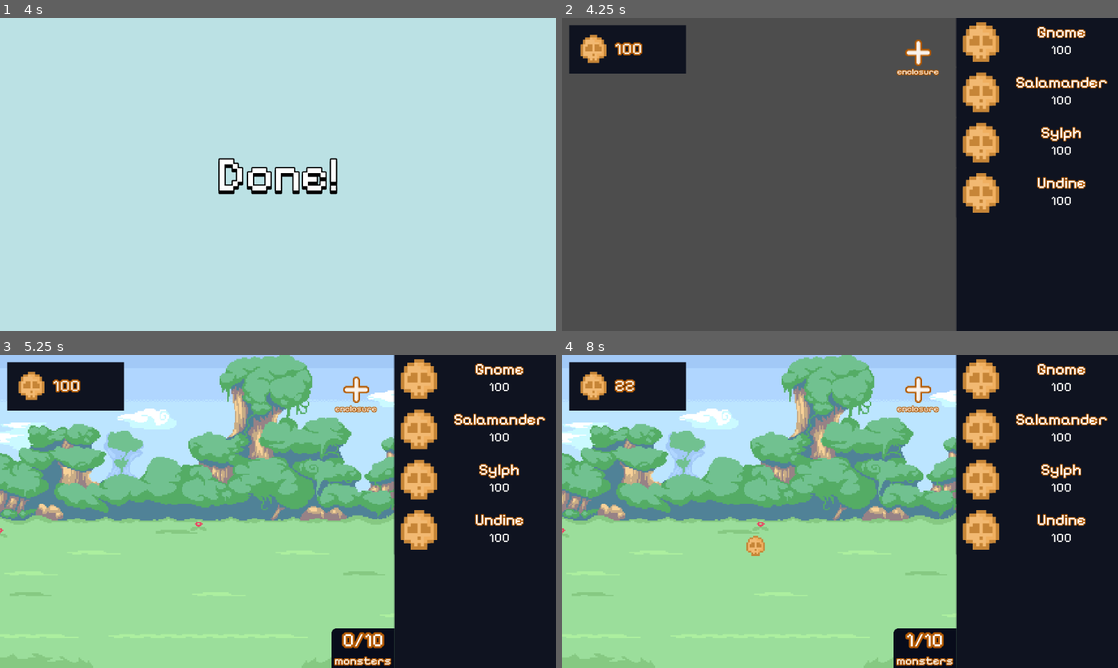
Above: before the commit, frames 1-4 (two rows, left to right).
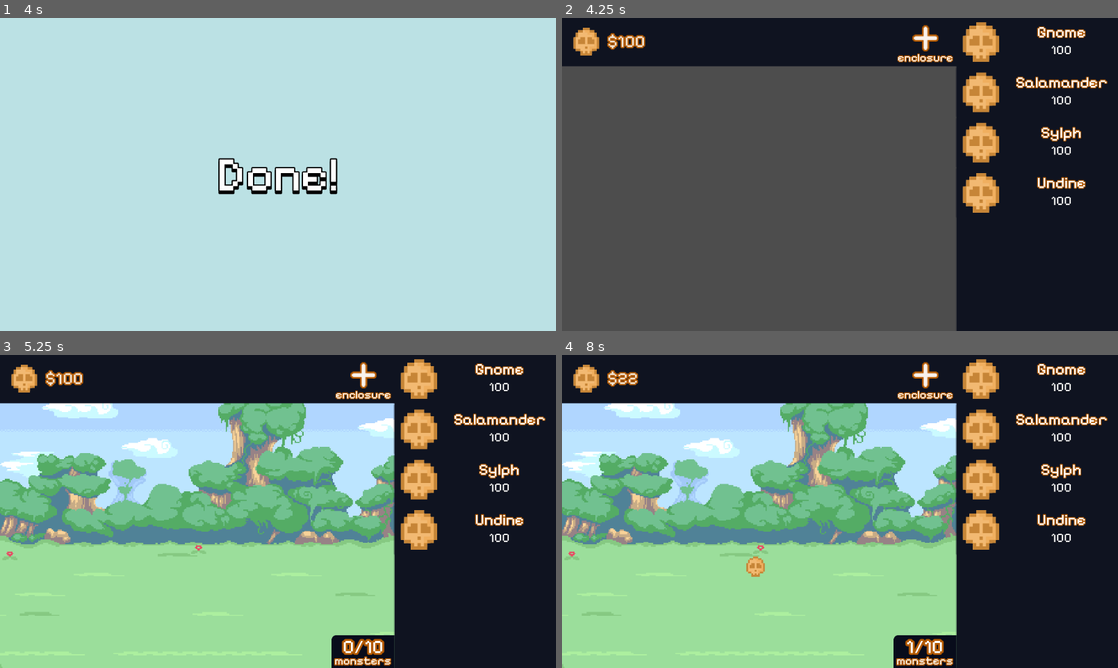
Above: after the commit, the same moments.

Repository: verstraate/monster-daycare
Game: Godot game, scene res://_Scenes/MainMenu/main_menu.tscn
The game is run twice, just before and just after one commit, with the same random seed, the same clock (stepped at 60 frames per second) and the same inputs.
Inputs (mouse positions are in pixels of both pictures, inside the frame that each line leads up to):
- Up to frame 1 (4 s): click (278, 174) at 0.5 s; click "enclosure" at 1.25 s; click "Gnome" at 2 s; click "Salamander" at 2.75 s; click "Sylph" at 3.5 s
- Up to frame 2 (4.25 s): no input
- Up to frame 3 (5.25 s): click "Undine" at 4.25 s; click "enclosure" at 5 s
- Up to frame 4 (8 s): click "Gnome" at 5.75 s; click "Salamander" at 6.5 s; click "Sylph" at 7.25 s

Frame 1 is identical in both runs. In frame 2, 9.7% of the frame differs, in the area x 0-71%, y 0-19%; in frame 3, 34%; in frame 4, 34%, in the area x 0-71%, y 0-100%.

Commit message:
feat: Added InfoBar for money and enclosure add

Diff:
--- a/_Scenes/UI/ui.tscn
+++ b/_Scenes/UI/ui.tscn
@@ -20,6 +20,7 @@
 
 [node name="EnclosureManager" type="Control" parent="." groups=["Enclosures", "Persist"]]
 layout_mode = 3
+anchor_top = 0.154321
 anchor_right = 0.71
 anchor_bottom = 1.0
 offset_right = 0.0799561
@@ -29,44 +30,93 @@
 script = ExtResource("3_u7l7d")
 swipe_threshold = 200
 swipe_duration = 0.3
+metadata/_edit_use_anchors_ = true
 
-[node name="AddEnclosure" type="Button" parent="."]
-z_index = 10
+[node name="InfoBar" type="Panel" parent="."]
 anchors_preset = -1
-anchor_left = 0.71
 anchor_right = 0.71
-offset_left = -129.92
-offset_top = 30.0
-offset_right = -29.92
-offset_bottom = 130.0
+anchor_bottom = 0.154
+offset_right = 0.0799561
+offset_bottom = 0.207993
+grow_horizontal = 2
 theme = ExtResource("2_gu6w1")
 
-[node name="PlusIcon" type="TextureRect" parent="AddEnclosure"]
+[node name="Money" type="Panel" parent="InfoBar"]
+z_index = 1
+offset_right = 242.0
+offset_bottom = 100.0
+theme = ExtResource("2_gu6w1")
+
+[node name="MoneyIcon" type="TextureRect" parent="InfoBar/Money"]
+layout_mode = 1
+anchors_preset = -1
+anchor_left = 0.062
+anchor_top = 0.14
+anchor_right = 0.351
+anchor_bottom = 0.84
+offset_left = -0.00400066
+offset_right = 0.0579987
+grow_vertical = 2
+texture = ExtResource("4_eusta")
+expand_mode = 3
+
+[node name="MoneyLabel" type="RichTextLabel" parent="InfoBar/Money"]
+unique_name_in_owner = true
+texture_filter = 1
+layout_mode = 1
+anchors_preset = -1
+anchor_left = 0.985
+anchor_right = 1.0
+anchor_bottom = 1.0
+offset_left = -144.37
+offset_top = 26.0
+offset_right = -9.0
+offset_bottom = -28.0
+theme = ExtResource("2_gu6w1")
+text = "10.3Tvg"
+scroll_active = false
+autowrap_mode = 0
+drag_and_drop_selection_enabled = false
+
+[node name="AddEnclosure" type="Button" parent="InfoBar"]
+z_index = 10
+layout_mode = 1
+anchors_preset = -1
+anchor_left = 0.840663
+anchor_right = 1.00034
+anchor_bottom = 1.0
+offset_left = 0.337952
+offset_right = -0.276062
+theme = ExtResource("2_gu6w1")
+metadata/_edit_use_anchors_ = true
+
+[node name="PlusIcon" type="TextureRect" parent="InfoBar/AddEnclosure"]
 texture_filter = 1
 layout_mode = 1
 anchors_preset = 15
 anchor_right = 1.0
 anchor_bottom = 1.0
-offset_left = 8.0
-offset_right = -8.0
+offset_left = 23.0
+offset_right = -23.0
 offset_bottom = -16.0
 grow_horizontal = 2
 grow_vertical = 2
+mouse_filter = 2
 texture = ExtResource("7_g2t2n")
 
-[node name="Label" type="Label" parent="AddEnclosure"]
+[node name="Label" type="Label" parent="InfoBar/AddEnclosure"]
 texture_filter = 1
 layout_mode = 1
-anchors_preset = 12
+anchors_preset = -1
 anchor_top = 1.0
 anchor_right = 1.0
 anchor_bottom = 1.0
-offset_top = -30.0
-offset_bottom = -7.0
+offset_top = -33.0
+offset_bottom = -3.0
 grow_horizontal = 2
 grow_vertical = 0
 theme = ExtResource("1_dxera")
-theme_override_font_sizes/font_size = 18
+theme_override_font_sizes/font_size = 24
 text = "enclosure"
 horizontal_alignment = 1
 
@@ -92,47 +142,9 @@
 grow_horizontal = 2
 grow_vertical = 2
 
-[node name="Money" type="Panel" parent="."]
-z_index = 1
-offset_left = 15.0
-offset_top = 15.0
-offset_right = 257.0
-offset_bottom = 115.0
-theme = ExtResource("2_gu6w1")
-
-[node name="MoneyIcon" type="TextureRect" parent="Money"]
-layout_mode = 1
-anchors_preset = -1
-anchor_left = 0.062
-anchor_top = 0.14
-anchor_right = 0.351
-anchor_bottom = 0.84
-offset_left = -0.00400066
-offset_right = 0.0579987
-grow_vertical = 2
-texture = ExtResource("4_eusta")
-expand_mode = 3
-
-[node name="MoneyLabel" type="RichTextLabel" parent="Money"]
-unique_name_in_owner = true
-texture_filter = 1
-layout_mode = 1
-anchors_preset = -1
-anchor_left = 0.985
-anchor_right = 1.0
-anchor_bottom = 1.0
-offset_left = -144.37
-offset_top = 26.0
-offset_right = -9.0
-offset_bottom = -28.0
-theme = ExtResource("2_gu6w1")
-text = "10.3Tvg"
-scroll_active = false
-autowrap_mode = 0
-drag_and_drop_selection_enabled = false
-
 [node name="Loading" type="Panel" parent="."]
 unique_name_in_owner = true
+visible = false
 z_index = 999
 texture_filter = 1
 anchors_preset = 15
@@ -159,4 +171,4 @@
 scroll_active = false
 autowrap_mode = 0
 
-[connection signal="pressed" from="AddEnclosure" to="EnclosureManager" method="_on_add_enclosure_pressed"]
+[connection signal="pressed" from="InfoBar/AddEnclosure" to="EnclosureManager" method="_on_add_enclosure_pressed"]
--- a/_Scenes/UI/ui_manager.gd
+++ b/_Scenes/UI/ui_manager.gd
@@ -40,4 +40,4 @@
 	_loading.visible = value
 
 func update_money_label(value: IdleNumber) -> void:
-	_money.text = value.display_value(2)
+	_money.text = "$%s" % value.display_value(2)
